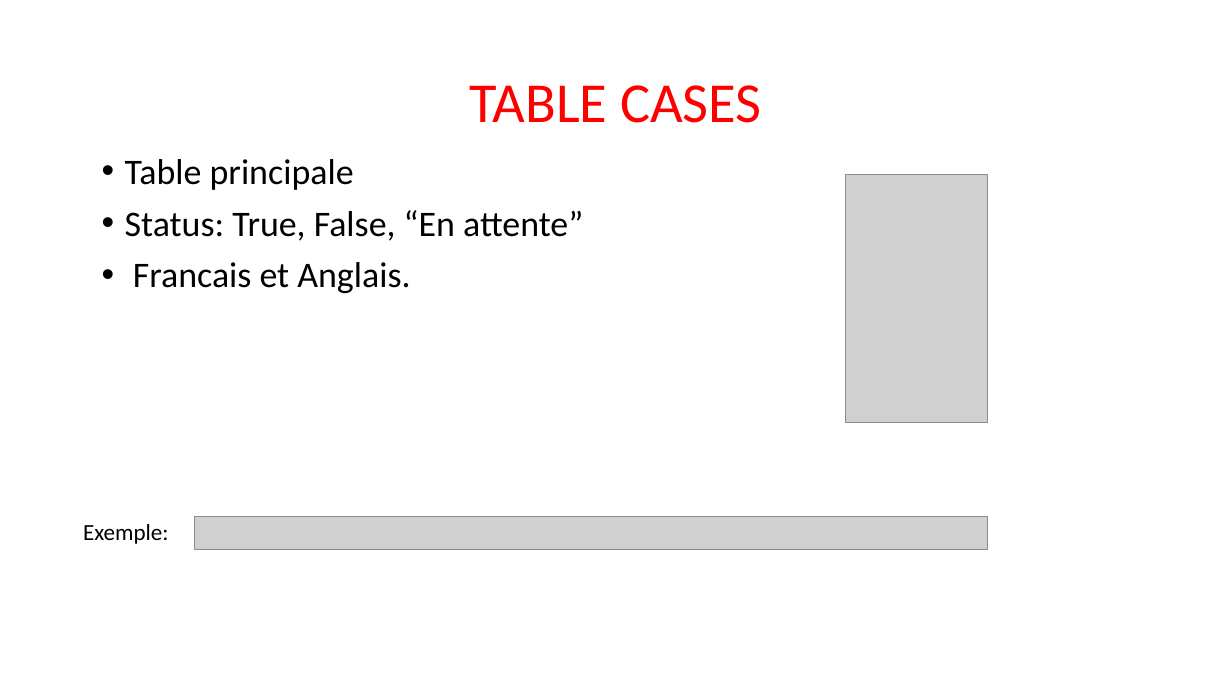
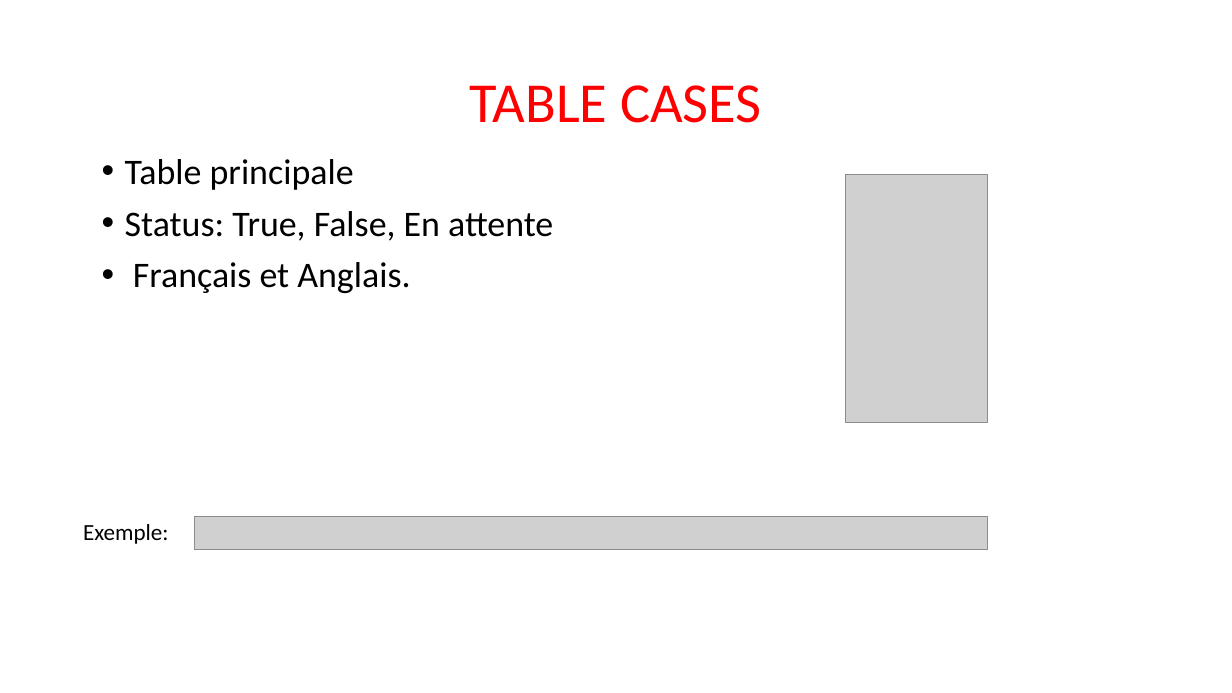
Before and after one commit to Sle3pingForest/StageL3, a slide deck: slide 7 of RapportNam/Nouveau Microsoft PowerPoint Presentation.pptx. Drawn at 1232x693 pixels with LibreOffice and Linux fonts; fonts in the diff are those of the drawing; grey boxes stand for pictures. Boxes give left, top, right and bottom in pixels: in the first picture for what was removed or moved away, otherwise in the second. Text is boxed around its words. In the diff, an @@ line names an element or a change of style, - is before the commit and + after.

```diff
--- a/RapportNam/Nouveau Microsoft PowerPoint Presentation.pptx
+++ b/RapportNam/Nouveau Microsoft PowerPoint Presentation.pptx
@@ text at (x1=125, y1=211, x2=553, y2=293): text changed @@
-• Status: True, False, “En attente”
-• Francais et Anglais.
+• Status: True, False, En attente
+• Français et Anglais.
```
Also in this commit, not shown: 4 other slides changed, 2 slides added, 5 other files.
